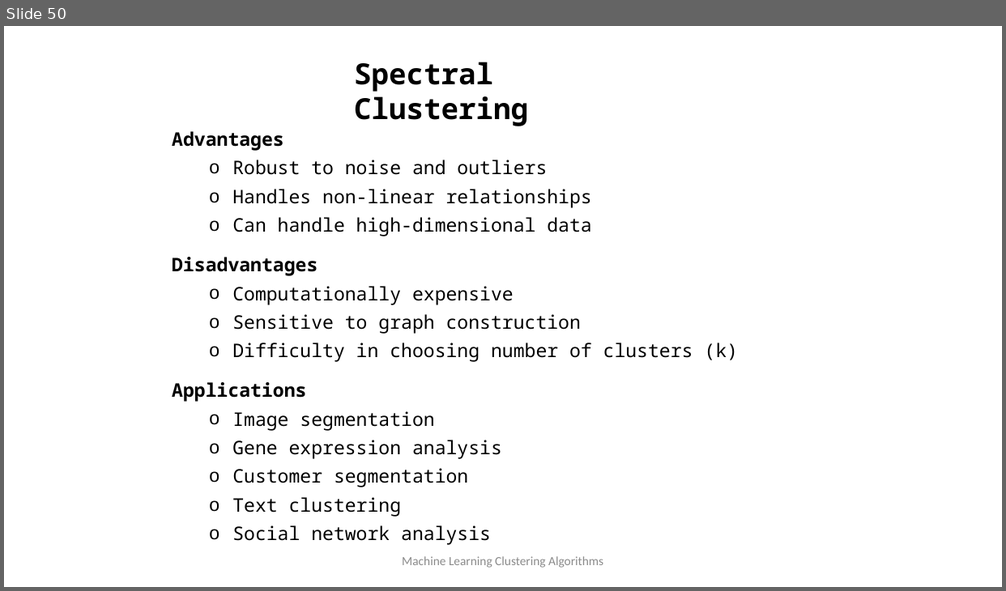
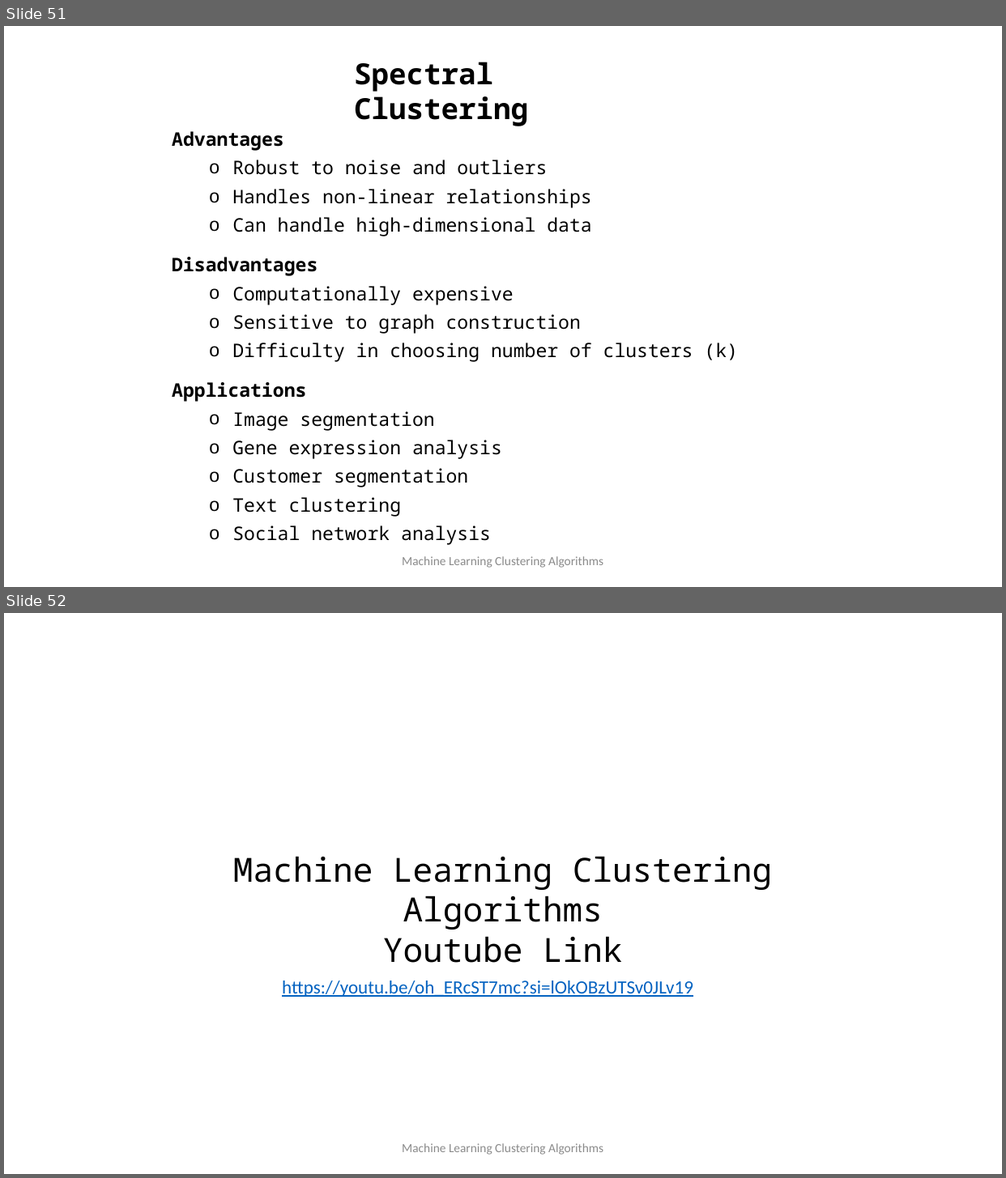
Before and after one commit to iampandiyan/MLClusteringAlgorithms, a slide deck: MLClusteringAlgorithms.pptx. Shown one above the other, each under a label of ours: slide 50 before the commit, slides 51 and 52 after it. The pictures are 1006x591 and 1006x1178 pixels, drawn with LibreOffice and Linux fonts; fonts in the diff are those of the drawing. Boxes give left, top, right and bottom in pixels: in the first picture for what was removed or moved away, otherwise in the second. Text is boxed around its words. In the diff, an @@ line names an element or a change of style, - is before the commit and + after.

```diff
--- a/MLClusteringAlgorithms.pptx
+++ b/MLClusteringAlgorithms.pptx
@@ slide 52 added at (4,613,1002,1174), background #FFFFFF @@
@@ text added at (233,856,772,963), 32 pt, text #000000 @@
+Machine Learning Clustering Algorithms
+Youtube Link
@@ text added at (282,981,693,997), 18 pt, text #0563C1, underline @@
+https://youtu.be/oh_ERcST7mc?si=lOkOBzUTSv0JLv19
@@ text added at (402,1144,603,1155), 12 pt, text #8C8C8C @@
+Machine Learning Clustering Algorithms
@@ what was slide 50 is now slide 51 @@
```
Also in this commit, not shown: 1 other slide added.
